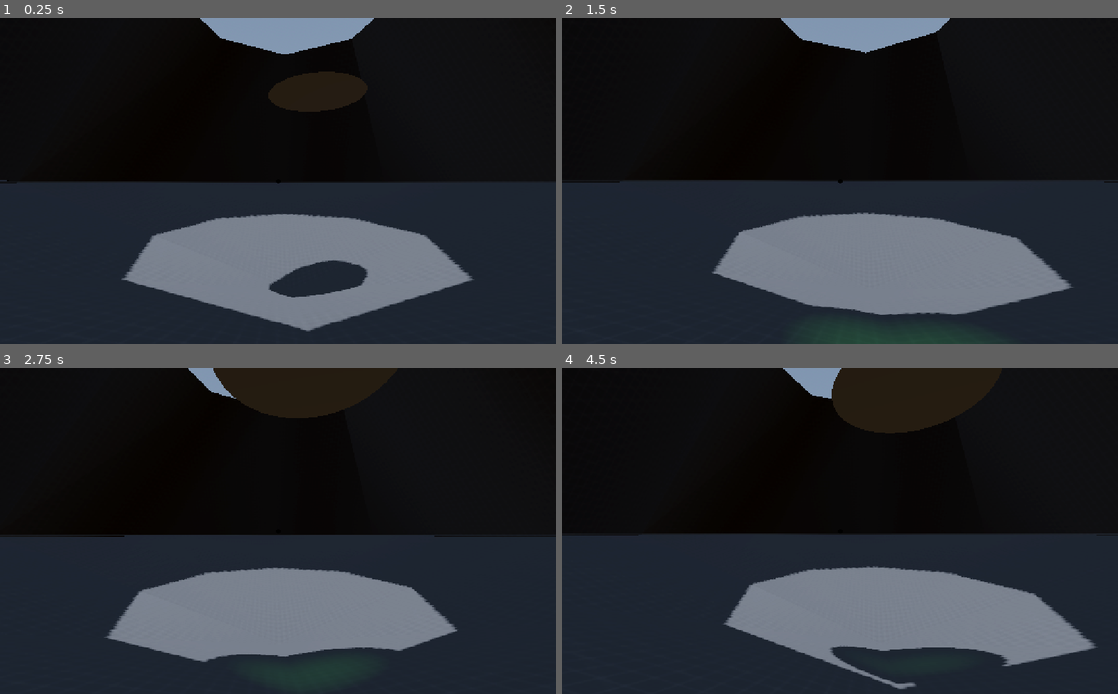
Above: before the commit, frames 1-4 (two rows, left to right).
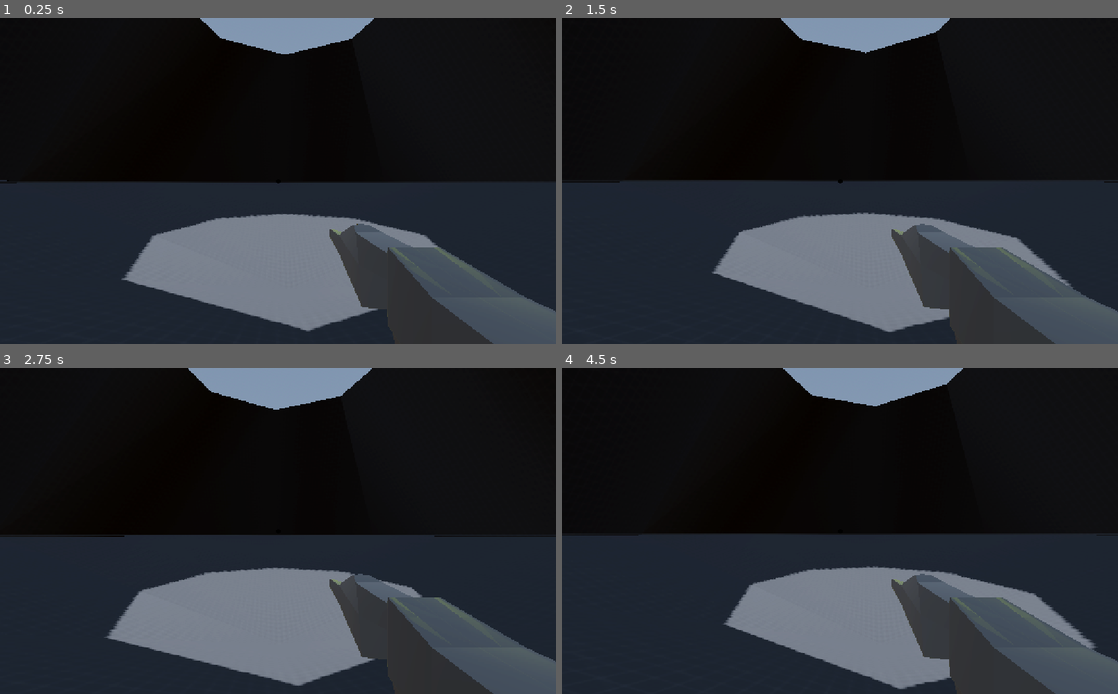
Above: after the commit, the same moments.

Repository: burnt-meat/extrinsic
Game: Godot game, scene res://arena.tscn
Two runs of this game, one before a commit and one after it. Both use one fixed random seed, a clock stepped at 60 frames per second and the inputs below.
Inputs (mouse positions are in pixels of both pictures, inside the frame that each line leads up to):
- Up to frame 1 (0.25 s): no input
- Up to frame 2 (1.5 s): tap Enter at 0.5 s; move the mouse to (867, 181) at 0.52 s; press the mouse at (867, 181) at 0.53 s; hold W (forward) from 0.53 s (still down); tap Space (jump) at 0.77 s; tap 1 (weapon1) at 0.8, 1.35 s; move the mouse to (812, 181) at 1.27 s; release the mouse at (812, 181) at 1.28 s
- Up to frame 3 (2.75 s): keep holding W (forward); tap Space (jump) at 1.52 s; tap 2 (weapon2) at 1.55, 2.1 s; move the mouse to (289, 524) at 2.02 s; press the mouse at (289, 524) at 2.03 s
- Up to frame 4 (4.5 s): keep holding W (forward); move the mouse to (834, 537) at 2.77 s; release the mouse at (834, 537) at 2.78 s; click (834, 537) at 2.85 s; tap Space (jump) at 3.02, 3.77 s; tap 1 (weapon1) at 3.05, 3.6 s; move the mouse to (878, 534) at 3.52 s; tap 2 (weapon2) at 3.8, 4.35 s; move the mouse to (795, 527) at 4.27 s

The runs differ from the first frame. In frame 1, 9.6% of the frame differs, in the area x 48-100%, y 16-100%; in frame 2, 8.9%; in frame 3, 12%; in frame 4, 12%, in the area x 48-100%, y 0-100%.
Error before the commit: Invalid assignment of property or key 'effects' with value of type 'Array' on a base object of type 'Resource (Weapon)'. (res://APIs/GunAPI.gd:33)
Error after the commit: Invalid assignment of property or key 'effects' with value of type 'Array' on a base object of type 'Resource (Weapon)'. (res://APIs/GunAPI.gd:36)

Commit message:
somethign

Diff:
--- a/APIs/GunAPI.gd
+++ b/APIs/GunAPI.gd
@@ -16,8 +16,11 @@
 	holder.damage = w.damage
 	holder.cooldown = w.cooldown
 	for child in holder.get_children():
-		child.queue_free()
-	holder.add_child(w.modelScene.instantiate())
+		if child.is_in_group("model"):
+			child.queue_free()
+	var gun_model = w.modelScene.instantiate()
+	gun_model.add_to_group("model")
+	holder.add_child(gun_model)
 	holder.effects = w.effects
 	holder.currentWeapon = id
 	emit_signal("switched_weapon", w)
@@ -32,6 +35,7 @@
 	weapon.cooldown = cooldown
 	weapon.effects = effects
 	weapon.modelScene = load(scenePath)
+	weapon.modelScene
 	loadedWeapons.append(weapon)
 	holder.onCooldown[loadedWeapons.size() - 1] = false
 
--- a/Scenes/Player.tscn
+++ b/Scenes/Player.tscn
@@ -1,8 +1,10 @@
-[gd_scene load_steps=12 format=3 uid="uid://c0onwct0xl47"]
+[gd_scene load_steps=14 format=3 uid="uid://c0onwct0xl47"]
 
 [ext_resource type="Script" path="res://Scripts/Player.gd" id="1_66hsi"]
 [ext_resource type="Script" path="res://Scripts/weapon.gd" id="2_mm2sc"]
+[ext_resource type="PackedScene" uid="uid://j3gtw84j7hp2" path="res://Scenes/Guns/Rifle.tscn" id="3_rf5c1"]
 [ext_resource type="Texture2D" uid="uid://chmowq51hp4g4" path="res://Assets/crosshair.png" id="3_rkxvw"]
+[ext_resource type="Texture2D" uid="uid://c5k63g0xq7w4e" path="res://Assets/VFX/flash.png" id="4_568yx"]
 
 [sub_resource type="CapsuleMesh" id="CapsuleMesh_euc82"]
 
@@ -145,12 +147,31 @@
 transform = Transform3D(1, 0, 0, 0, 1, 0, 0, 0, 1, 0.5, -0.5, -0.3)
 script = ExtResource("2_mm2sc")
 
+[node name="Node3D" parent="Neck/WeaponHolder" instance=ExtResource("3_rf5c1")]
+
+[node name="Flash" type="Sprite3D" parent="Neck/WeaponHolder"]
+transform = Transform3D(0.424, 0, 0, 0, 0.424, 0, 0, 0, 0.424, 0, 0, -1.7)
+visible = false
+no_depth_test = true
+texture = ExtResource("4_568yx")
+
+[node name="Timer" type="Timer" parent="Neck/WeaponHolder/Flash"]
+wait_time = 0.1
+
+[node name="Light" type="OmniLight3D" parent="Neck/WeaponHolder/Flash"]
+transform = Transform3D(1, 0, 0, 0, 1, 0, 0, 0, 1, 0, 0, -0.5)
+light_color = Color(1, 1, 0, 1)
+light_energy = 7.0
+omni_range = 10.0
+
 [node name="AnimationPlayer" type="AnimationPlayer" parent="Neck"]
 libraries = {
 "": SubResource("AnimationLibrary_02cfd")
 }
 
 [node name="HUD" type="Control" parent="."]
+layout_mode = 3
+anchors_preset = 8
 anchor_left = 0.5
 anchor_top = 0.5
 anchor_right = 0.5
@@ -159,8 +180,12 @@
 offset_top = -150.0
 offset_right = 255.99
 offset_bottom = 150.0
+grow_horizontal = 2
+grow_vertical = 2
 
 [node name="CrossHair" type="TextureRect" parent="HUD"]
+layout_mode = 1
+anchors_preset = 8
 anchor_left = 0.5
 anchor_top = 0.5
 anchor_right = 0.5
@@ -174,3 +199,5 @@
 texture = ExtResource("3_rkxvw")
 ignore_texture_size = true
 metadata/_edit_layout_mode = 1
+
+[connection signal="timeout" from="Neck/WeaponHolder/Flash/Timer" to="Neck/WeaponHolder" method="_on_timer_timeout"]
--- a/Scripts/Player.gd
+++ b/Scripts/Player.gd
@@ -47,8 +47,8 @@
 func _ready():
 	Input.mouse_mode = Input.MOUSE_MODE_CAPTURED
 	ScoreApi.connect("score_changed", func(): print(ScoreApi.score))
-	GunApi.create_weapon("Rifle", 2, .1, [], "res://Scenes/Guns/Rifle.tscn")
-	GunApi.create_weapon("Boom", 0, 2, [BoomGunEffect.new()], "res://Scenes/Guns/Boom.tscn")
+	GunApi.create_weapon("Rifle", 1, .3, [], "res://Scenes/Guns/Rifle.tscn")
+	GunApi.create_weapon("Boom", 0, 10, [BoomGunEffect.new()], "res://Scenes/Guns/Boom.tscn")
 
 func _input(event):
 	if event is InputEventKey:
--- a/Scripts/weapon.gd
+++ b/Scripts/weapon.gd
@@ -3,6 +3,9 @@
 @onready var Ray: RayCast3D = $"../Camera/Ray"
 @onready var AP: AnimationPlayer = $"../AnimationPlayer"
 @onready var Player: CharacterBody3D = $"../.."
+@onready var Flash: Sprite3D = $Flash
+@onready var FlashTimer: Timer = $Flash/Timer
+
 
 var damage: float = 0
 var cooldown: float = .1
@@ -16,11 +19,13 @@
 	Ray.add_exception(Player)
 
 func _process(delta):
-	if Input.is_action_pressed("shoot") and not onCooldown[currentWeapon]:
+	if Input.is_action_just_pressed("shoot") and not onCooldown[currentWeapon]:
+
 		onCooldown[currentWeapon] = true
 		disableCooldown(currentWeapon, cooldown)
 		AP.stop()
 		AP.play("shoot")
+		flash()
 		for effect in effects:
 			await effect.trigger(self, Ray)
 
@@ -30,5 +35,15 @@
 		if Ray.get_collider().is_in_group("Enemy"):
 			Ray.get_collider().health -= damage
 
+
+func flash():
+	Flash.visible = true
+	FlashTimer.start()
+
 func disableCooldown(id: int, cd: float):
 	get_tree().create_timer(cd).connect("timeout", func(): onCooldown[id] = false)
+
+
+
+func _on_timer_timeout():
+	Flash.visible = false
--- a/arena.tscn
+++ b/arena.tscn
@@ -1,10 +1,9 @@
-[gd_scene load_steps=11 format=3 uid="uid://cgiouak4nco8d"]
+[gd_scene load_steps=10 format=3 uid="uid://cgiouak4nco8d"]
 
 [ext_resource type="Script" path="res://Scripts/arena.gd" id="1_d6sg4"]
 [ext_resource type="PackedScene" uid="uid://c0onwct0xl47" path="res://Scenes/Player.tscn" id="1_mne1k"]
 [ext_resource type="Texture2D" uid="uid://dlvq3r7wvyv4c" path="res://Assets/Dark/texture_01.png" id="2_jlrkr"]
 [ext_resource type="AudioStream" uid="uid://dwy3muicsdb12" path="res://Assets/Music/ArenaTheme.mp3" id="4_snqov"]
-[ext_resource type="PackedScene" uid="uid://x4oapxp0rxuy" path="res://Scenes/EnemySpawner.tscn" id="5_1cmex"]
 
 [sub_resource type="ProceduralSkyMaterial" id="ProceduralSkyMaterial_lictn"]
 sky_horizon_color = Color(0.64625, 0.65575, 0.67075, 1)
@@ -77,7 +76,4 @@
 [node name="BGM" type="AudioStreamPlayer" parent="."]
 stream = ExtResource("4_snqov")
 
-[node name="EnemySpawner" parent="." instance=ExtResource("5_1cmex")]
-transform = Transform3D(1, 0, 0, 0, 1, 0, 0, 0, 1, -1.1478, 14.1373, 2.27209)
-
 [connection signal="timeout" from="SpawnTimer" to="." method="_spawnTick"]
Binary file added: Assets/VFX/flash.png
Not shown, added: Assets/VFX/flash.png.import
